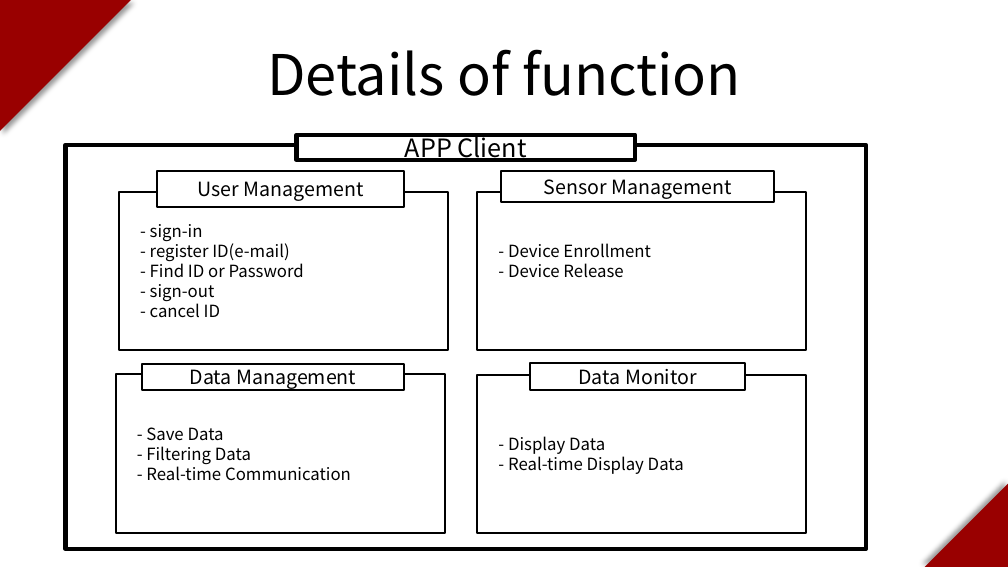
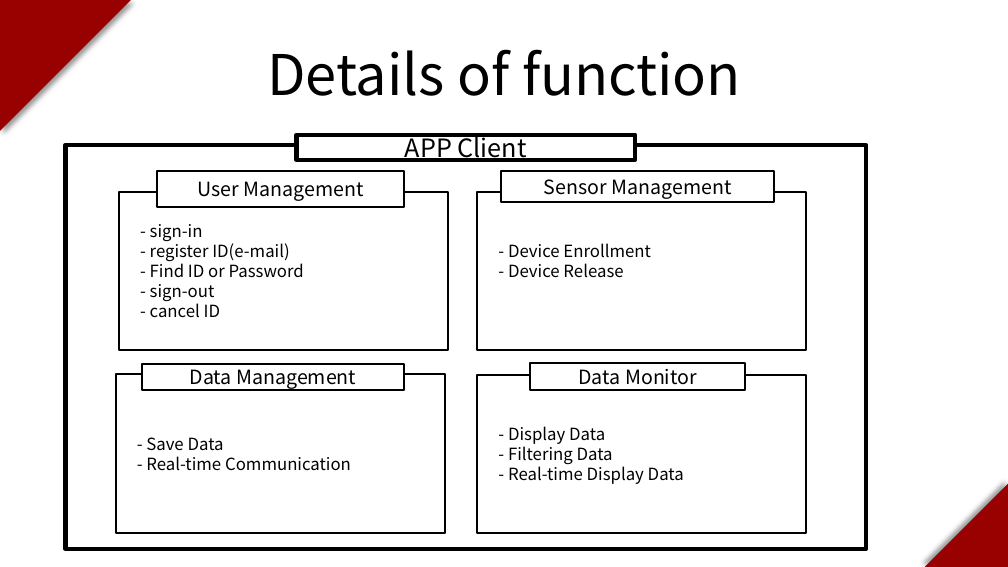
Before and after one commit to QIIOT2017ATEAM/-, a slide deck: slide 9 of PPT Data/TheTeamA(07.18).pptx. Drawn at 1008x567 pixels with LibreOffice and Linux fonts; fonts in the diff are those of the drawing. Boxes give left, top, right and bottom in pixels: in the first picture for what was removed or moved away, otherwise in the second. Text is boxed around its words. In the diff, an @@ line names an element or a change of style, - is before the commit and + after.

```diff
--- a/PPT Data/TheTeamA(07.18).pptx
+++ b/PPT Data/TheTeamA(07.18).pptx
@@ text in rectangle at (146,446,251,464): paragraph removed @@
-- Filtering Data
@@ text in rectangle at (508,443,613,465): paragraph added @@
+- Filtering Data
```
Also in this commit, not shown: 4 other files.
